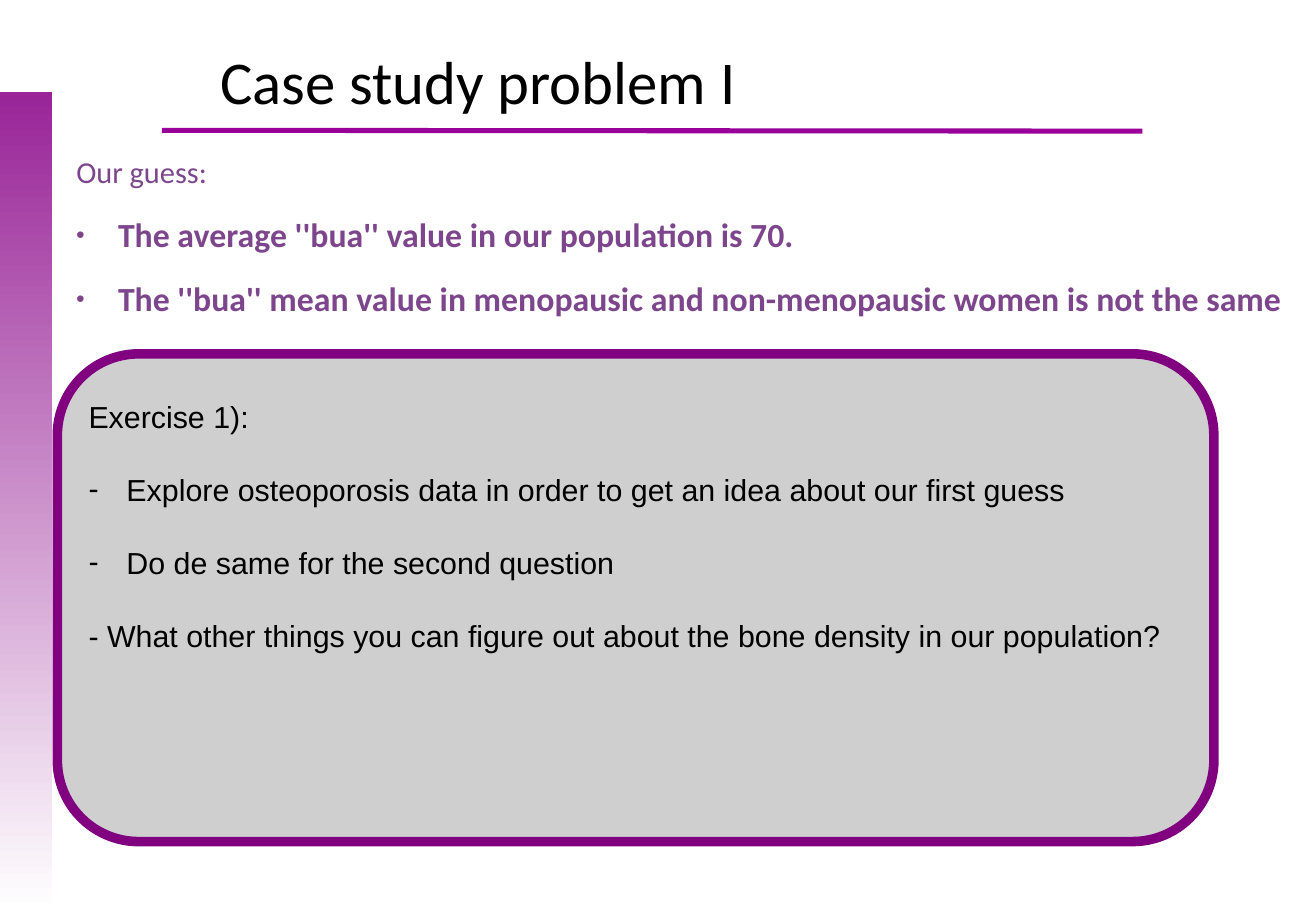
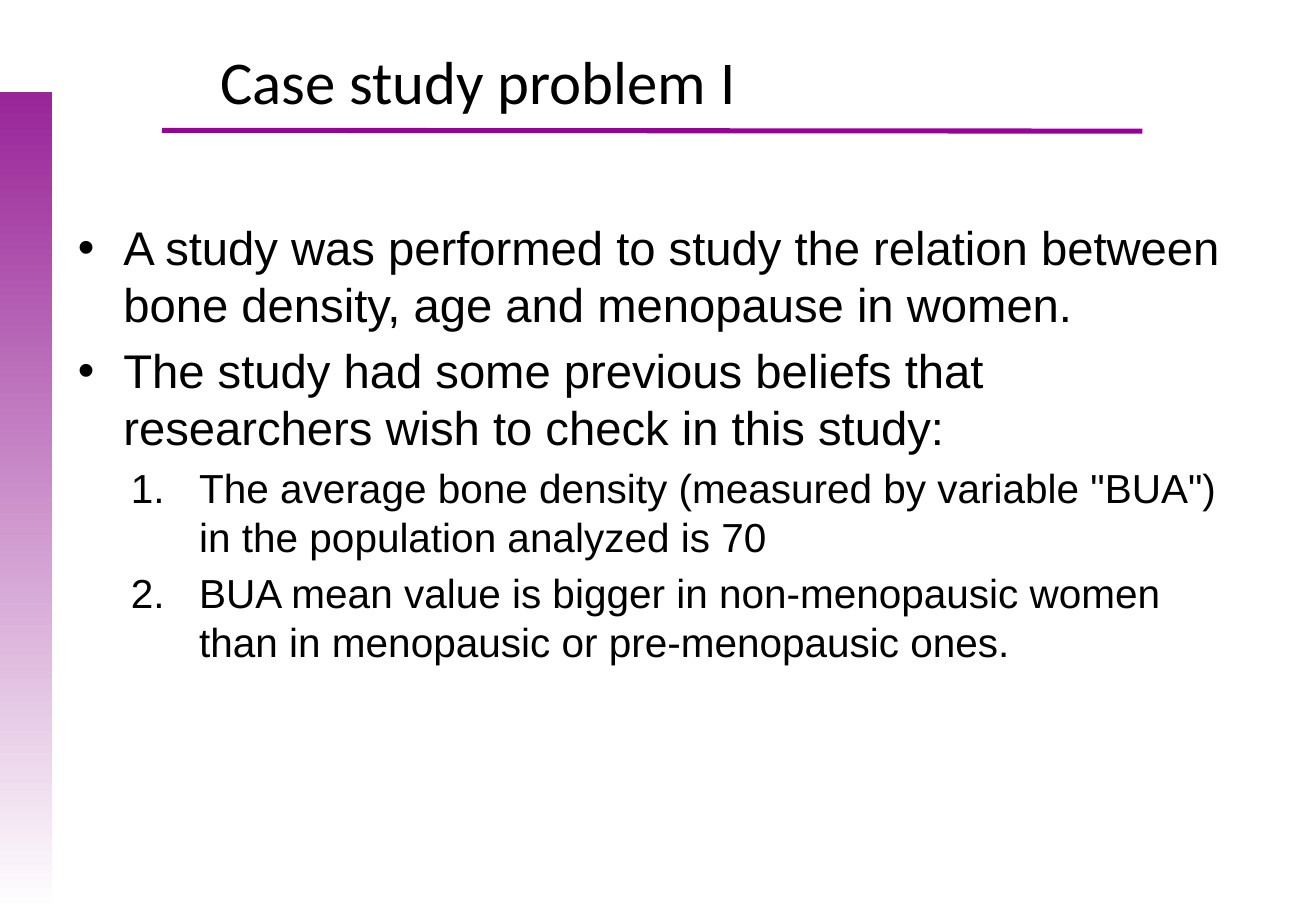
Before and after one commit to uebvhir/Course_Basic_Statistics-VHIO-2019, a slide deck: slide 5 of Sessio_6/EBB_2019_Session_6_Hypothesis_tests.pptx. Drawn at 1316x911 pixels with LibreOffice and Linux fonts; fonts in the diff are those of the drawing; background and template pictures are left out. Boxes give left, top, right and bottom in pixels: in the first picture for what was removed or moved away, otherwise in the second. Text is boxed around its words. In the diff, an @@ line names an element or a change of style, - is before the commit and + after.

```diff
--- a/Sessio_6/EBB_2019_Session_6_Hypothesis_tests.pptx
+++ b/Sessio_6/EBB_2019_Session_6_Hypothesis_tests.pptx
@@ text removed at [76,163,1281,317] @@
-Our guess:
-● The average ''bua'' value in our population is 70.
-● The ''bua'' mean value in menopausic and non-menopausic women is not the same
@@ text added at [123,230,1219,665], 24 pt, text #000000 @@
+• A study was performed to study the relation between bone density, age and menopause in women.
+• The study had some previous beliefs that researchers wish to check in this study:
+  1. The average bone density (measured by variable "BUA") in the population analyzed is 70
+  2. BUA mean value is bigger in non-menopausic women than in menopausic or pre-menopausic ones.
@@ rounded rectangle removed at [57,354,1214,842] @@
@@ text removed at [89,406,1160,653] @@
-Exercise 1):
-– Explore osteoporosis data in order to get an idea about our first guess
-– Do de same for the second question
-- What other things you can figure out about the bone density in our population?
```
Also in this commit, not shown: 12 other slides changed, 3 slides added, 2 slides removed, 1 other file.
